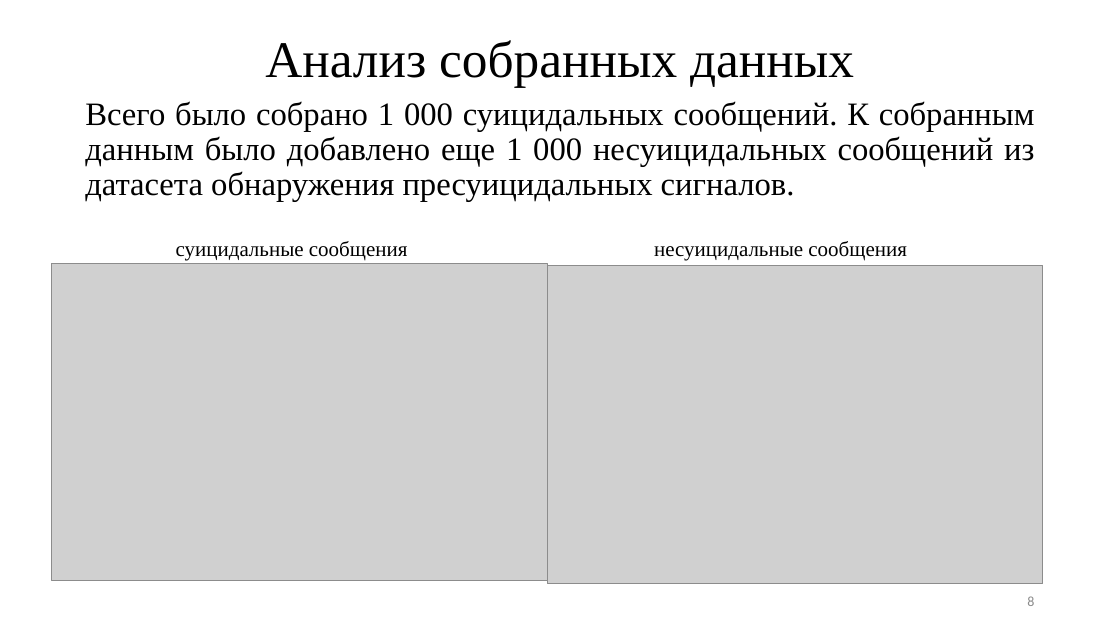
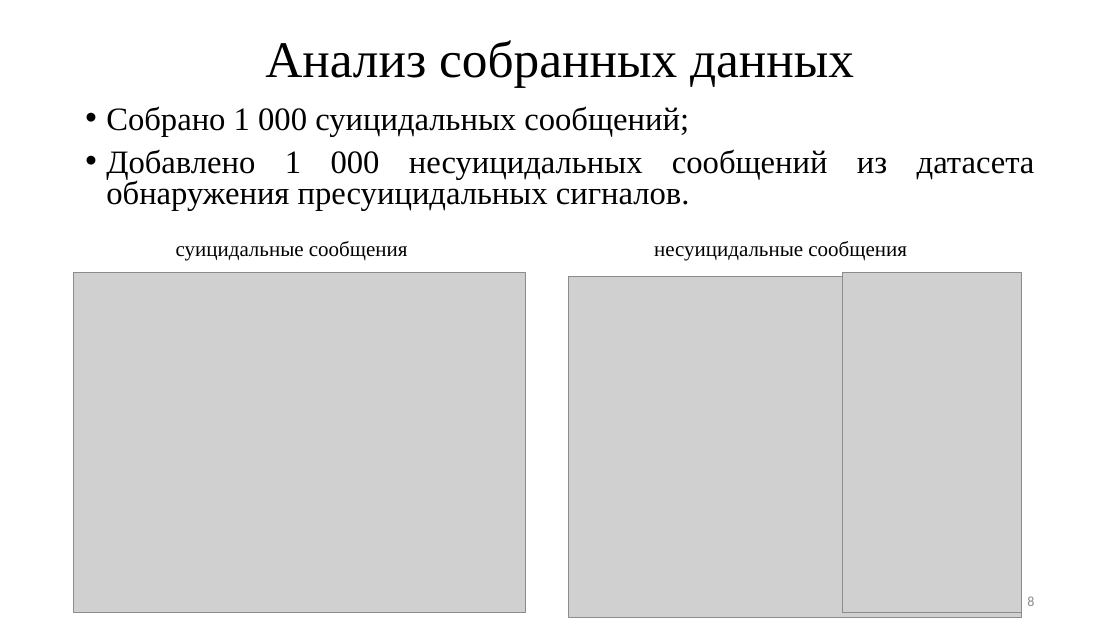
Before and after one commit to TheSawIsTheLaw/iWannaKillMyself, a slide deck: slide 8 of iWannaNote/iHatePresentations/presentation.pptx. Drawn at 1120x630 pixels with LibreOffice and Linux fonts; fonts in the diff are those of the drawing; grey boxes stand for pictures. Boxes give left, top, right and bottom in pixels: in the first picture for what was removed or moved away, otherwise in the second. Text is boxed around its words. In the diff, an @@ line names an element or a change of style, - is before the commit and + after.

```diff
--- a/iWannaNote/iHatePresentations/presentation.pptx
+++ b/iWannaNote/iHatePresentations/presentation.pptx
@@ text at [106, 106, 1035, 211]: text changed @@
-Всего было собрано 1 000 суицидальных сообщений. К собранным данным было добавлено еще 1 000 несуицидальных сообщений из датасета обнаружения пресуицидальных сигналов.
+• Собрано 1 000 суицидальных сообщений;
+• Добавлено 1 000 несуицидальных сообщений из датасета обнаружения пресуицидальных сигналов.
@@ picture: place and size @@
-picture at [51, 264, 547, 581]
+picture at [73, 272, 526, 613]
@@ picture: place and size @@
-picture at [547, 266, 1043, 584]
+picture at [569, 277, 1022, 618]
@@ picture added at [843, 272, 1022, 613] @@
```
Also in this commit, not shown: 3 other slides changed, 8 other files.
